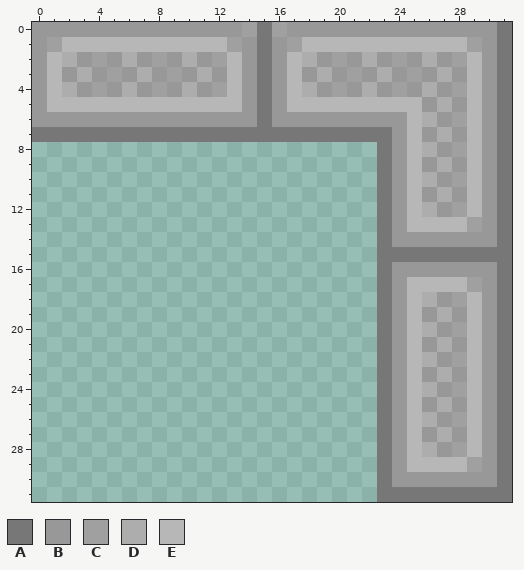
Pixel-art sprite -- Resources/Textures/Decals/bricktile.rsi/white_corner_ne.png. The first picture shows the starting point.
The file is 32x32 pixels. Colours within 5 levels of each other are drawn and written as one.
Palette (. is transparent): A #777777  B #989898  C #a0a0a0  D #adadad  E #b7b7b7
Pixels before, first column x 0:
 0 BBBBBBBBBBBBBBCACBBBBBBBBBBBBBBA
 1 BCEEEEEEEEEEECBABCEEEEEEEEEEECBA
 2 BEDBCBDBCBDBCEBABEDBCBDBCBDBCEBA
 3 BEBDBCBDBCBDBEBABEBDBCBDBCBDBEBA
 4 BEDBCBDBCBDBCEBABEDBCBDBCBDBCEBA
 5 BEEEEEEEEEEEEEBABEEEEEEEEEBDBEBA
 6 BBBBBBBBBBBBBBBABBBBBBBBBEDBCEBA
 7 AAAAAAAAAAAAAAAAAAAAAAAABEBDBEBA
 8 .......................ABEDBCEBA
 9 .......................ABEBDBEBA
10 .......................ABEDBCEBA
11 .......................ABEBDBEBA
12 .......................ABEDBCEBA
13 .......................ABEEEECBA
14 .......................ABBBBBBBA
15 .......................AAAAAAAAA
16 .......................ABBBBBBBA
17 .......................ABEEEECBA
18 .......................ABEDBCEBA
19 .......................ABEBDBEBA
20 .......................ABEDBCEBA
21 .......................ABEBDBEBA
22 .......................ABEDBCEBA
23 .......................ABEBDBEBA
24 .......................ABEDBCEBA
25 .......................ABEBDBEBA
26 .......................ABEDBCEBA
27 .......................ABEBDBEBA
28 .......................ABEDBCEBA
29 .......................ABEEEECBA
30 .......................ABBBBBBBA
31 .......................AAAAAAAAA
After the commit:
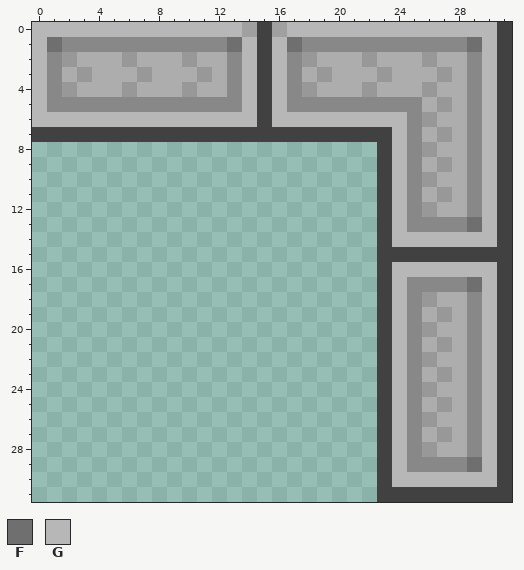
Colours new in this view: F #6f6f6f  G #b7b7b7
What changed:
colour A: #777777 -> #414141
colour E: #b7b7b7 -> #888888
Changed rows in their new state; - is a pixel that keeps its letter.
first column x 0:
 0 GGGGGGGGGGGGGG---GGGGGGGGGGGGGG
 1 GF-----------FG-GF-----------FG
 2 G-BDDDBDDDBDD-G-G-BDDDBDDDBDD-G
 3 G-DBDDDBDDDBD-G-G-DBDDDBDDDBD-G
 4 G-BDDDBDDDBDD-G-G-BDDDBDDDBDD-G
 5 G-------------G-G---------DBD-G
 6 GGGGGGGGGGGGGGG-GGGGGGGGG-BDD-G
 7 ------------------------G-DBD-G
 8 ------------------------G-BDD-G
 9 ------------------------G-DBD-G
10 ------------------------G-BDD-G
11 ------------------------G-DBD-G
12 ------------------------G-BDD-G
13 ------------------------G----FG
14 ------------------------GGGGGGG
16 ------------------------GGGGGGG
17 ------------------------G----FG
18 ------------------------G-BDD-G
19 ------------------------G-DBD-G
20 ------------------------G-BDD-G
21 ------------------------G-DBD-G
22 ------------------------G-BDD-G
23 ------------------------G-DBD-G
24 ------------------------G-BDD-G
25 ------------------------G-DBD-G
26 ------------------------G-BDD-G
27 ------------------------G-DBD-G
28 ------------------------G-BDD-G
29 ------------------------G----FG
30 ------------------------GGGGGGG
